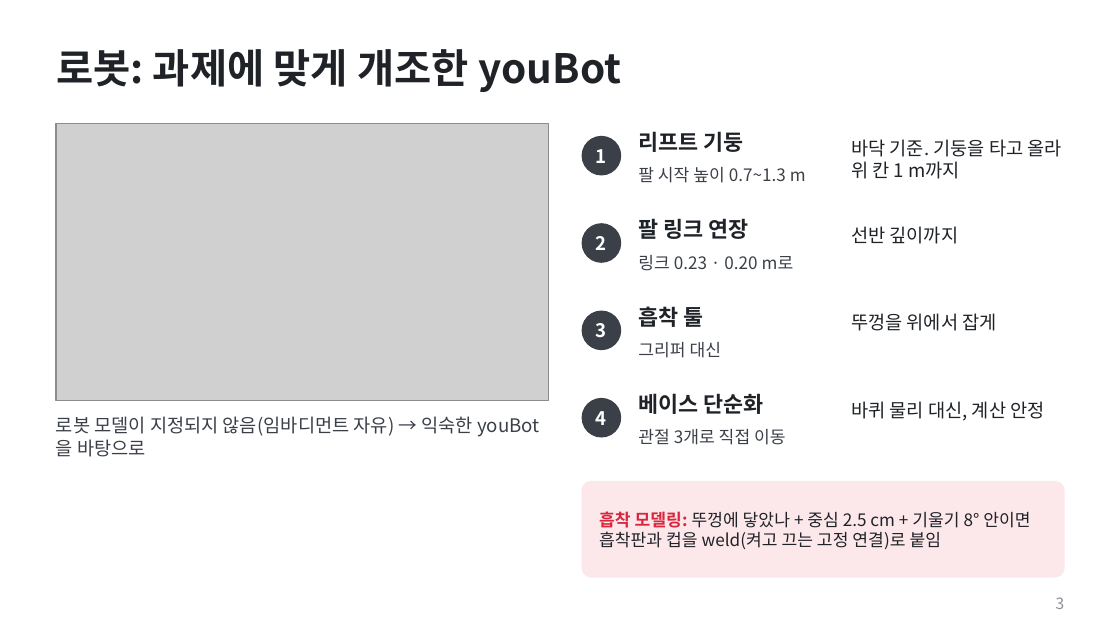
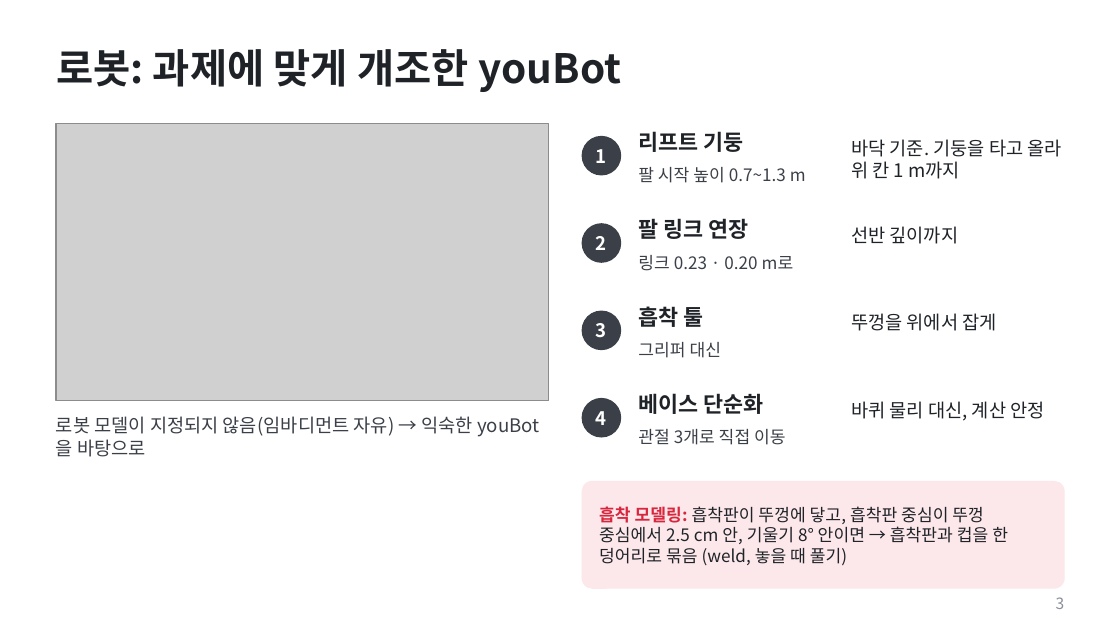
Before and after one commit to hayoung0Lee/cupramen, a slide deck: slide 3 of presentation/cupramen_deck.pptx. Drawn at 1120x630 pixels with LibreOffice and Linux fonts; fonts in the diff are those of the drawing; grey boxes stand for pictures. Boxes give left, top, right and bottom in pixels: in the first picture for what was removed or moved away, otherwise in the second. Text is boxed around its words. In the diff, an @@ line names an element or a change of style, - is before the commit and + after.

```diff
--- a/presentation/cupramen_deck.pptx
+++ b/presentation/cupramen_deck.pptx
@@ rounded rectangle: place and size @@
-rounded rectangle at bbox=[582, 482, 1064, 577]
+rounded rectangle at bbox=[582, 482, 1064, 588]
@@ text at bbox=[599, 506, 1008, 565]: text changed @@
-흡착 모델링: 뚜껑에 닿았나 + 중심 2.5 cm + 기울기 8° 안이면 흡착판과 컵을 weld(켜고 끄는 고정 연결)로 붙임
+흡착 모델링: 흡착판이 뚜껑에 닿고, 흡착판 중심이 뚜껑 중심에서 2.5 cm 안, 기울기 8° 안이면 → 흡착판과 컵을 한 덩어리로 묶음 (weld, 놓을 때 풀기)
```
Also in this commit, not shown: 1 other file.
